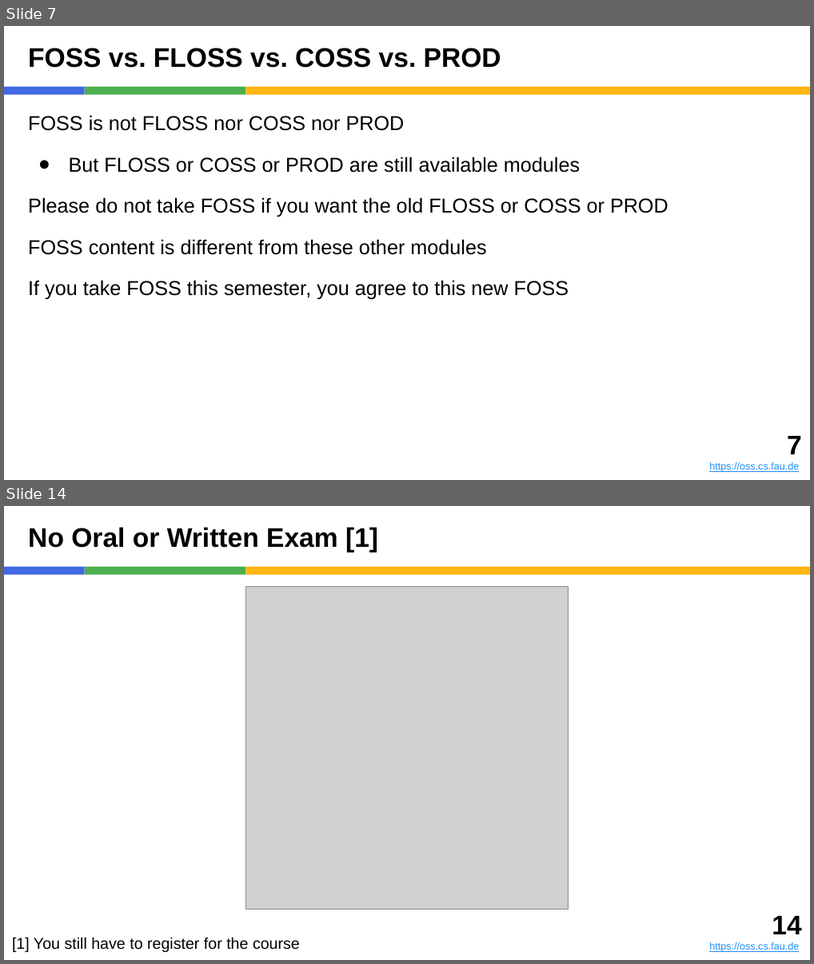
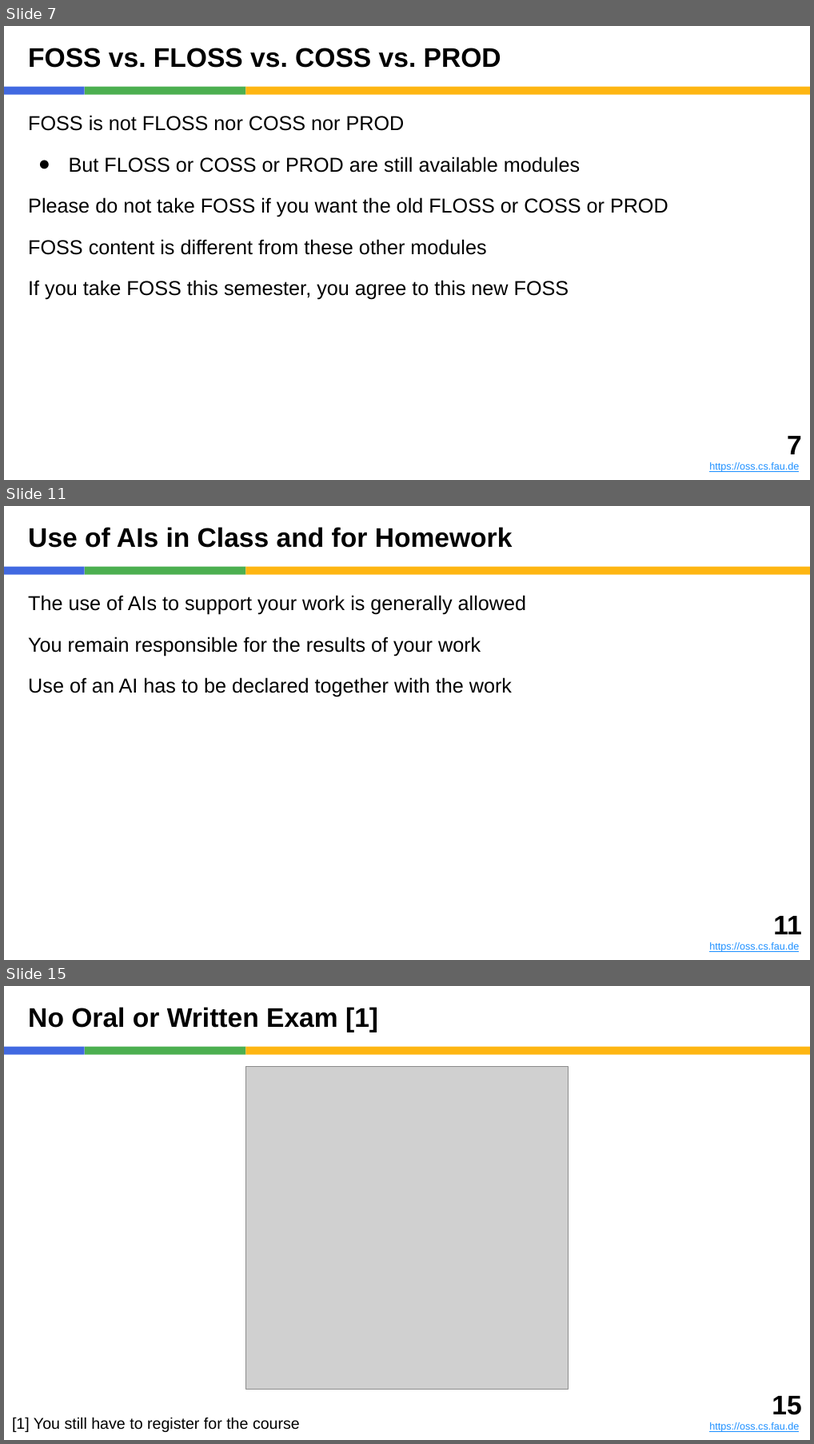
Before and after one commit to dirkriehle/foss-course, a slide deck: Lecture slides/FOSS A01 - Introduction.pptx. Shown one above the other, each under a label of ours: slides 7 and 14 before the commit, slides 7, 11 and 15 after it; the slides between them are not shown. The pictures are 814x964 and 814x1444 pixels, drawn with LibreOffice and Linux fonts; fonts in the diff are those of the drawing; grey boxes stand for pictures. Boxes give left, top, right and bottom in pixels: in the first picture for what was removed or moved away, otherwise in the second. Text is boxed around its words. In the diff, an @@ line names an element or a change of style, - is before the commit and + after.

```diff
--- a/Lecture slides/FOSS A01 - Introduction.pptx
+++ b/Lecture slides/FOSS A01 - Introduction.pptx
@@ slide 11 added at (4,506,810,960), background #FFFFFF; not listed: 3 template elements that a slide beside it also shows @@
@@ title added at (28,527,513,548), 24 pt, text #000000, bold @@
+Use of AIs in Class and for Homework
@@ text added at (28,595,526,697), 18 pt, text #000000 @@
+The use of AIs to support your work is generally allowed
+You remain responsible for the results of your work
+Use of an AI has to be declared together with the work
@@ text added at (710,916,802,952), 9 pt, text #1E90FF, underline @@
+11
+https://oss.cs.fau.de
@@ what was slide 14 is now slide 15 @@
@@ text at (772,1396,802,1415): text changed @@
-14
+15
```
Also in this commit, not shown: 4 slides changed, 5 other slides added, 5 slides removed, 5 other files.
